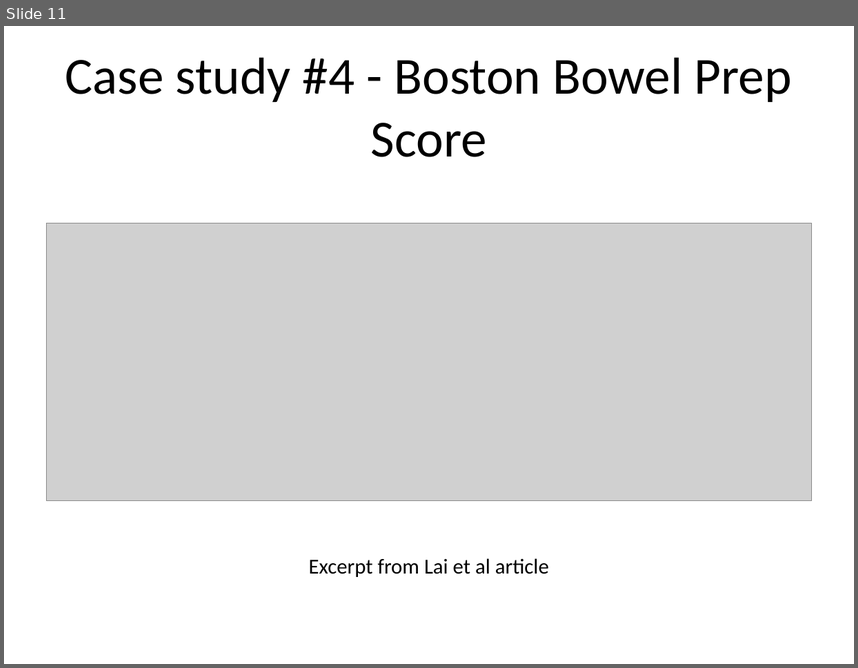
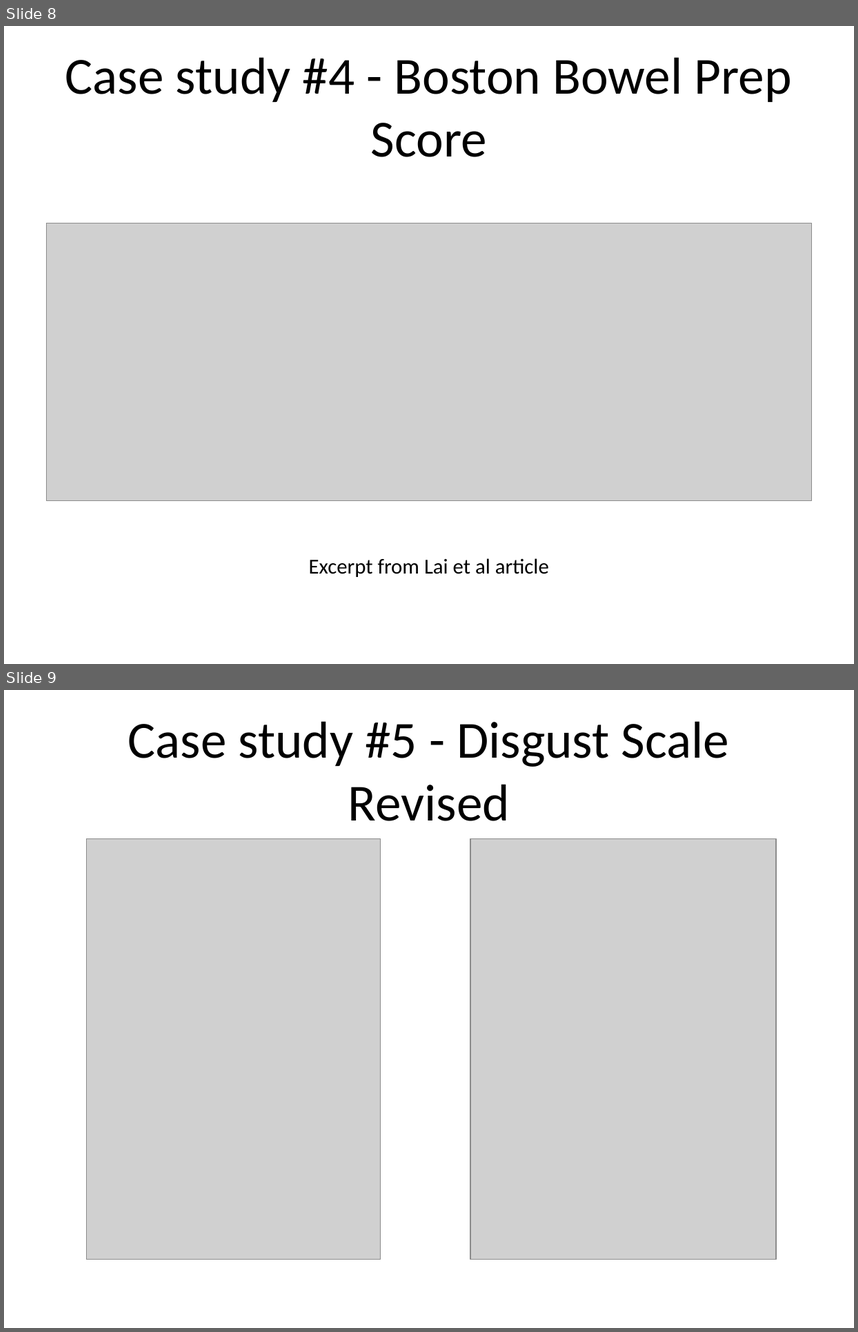
Before and after one commit to pmean/reliability-and-validity, a slide deck: src/rav.pptx. Shown one above the other, each under a label of ours: slide 11 before the commit, slides 8 and 9 after it. The pictures are 858x668 and 858x1332 pixels, drawn with LibreOffice and Linux fonts; fonts in the diff are those of the drawing; grey boxes stand for pictures. Boxes give left, top, right and bottom in pixels: in the first picture for what was removed or moved away, otherwise in the second. Text is boxed around its words. In the diff, an @@ line names an element or a change of style, - is before the commit and + after.

```diff
--- a/src/rav.pptx
+++ b/src/rav.pptx
@@ slide 9 added at (4,690,854,1328), background #FFFFFF @@
@@ title added at (128,721,730,821), 44 pt, text #000000 @@
+Case study #5 - Disgust Scale Revised
@@ picture added at (87,839,381,1259) @@
@@ picture added at (470,839,777,1259) @@
@@ what was slide 11 is now slide 8 @@
```
Also in this commit, not shown: 7 slides changed, 3 other slides added, 18 other files.
